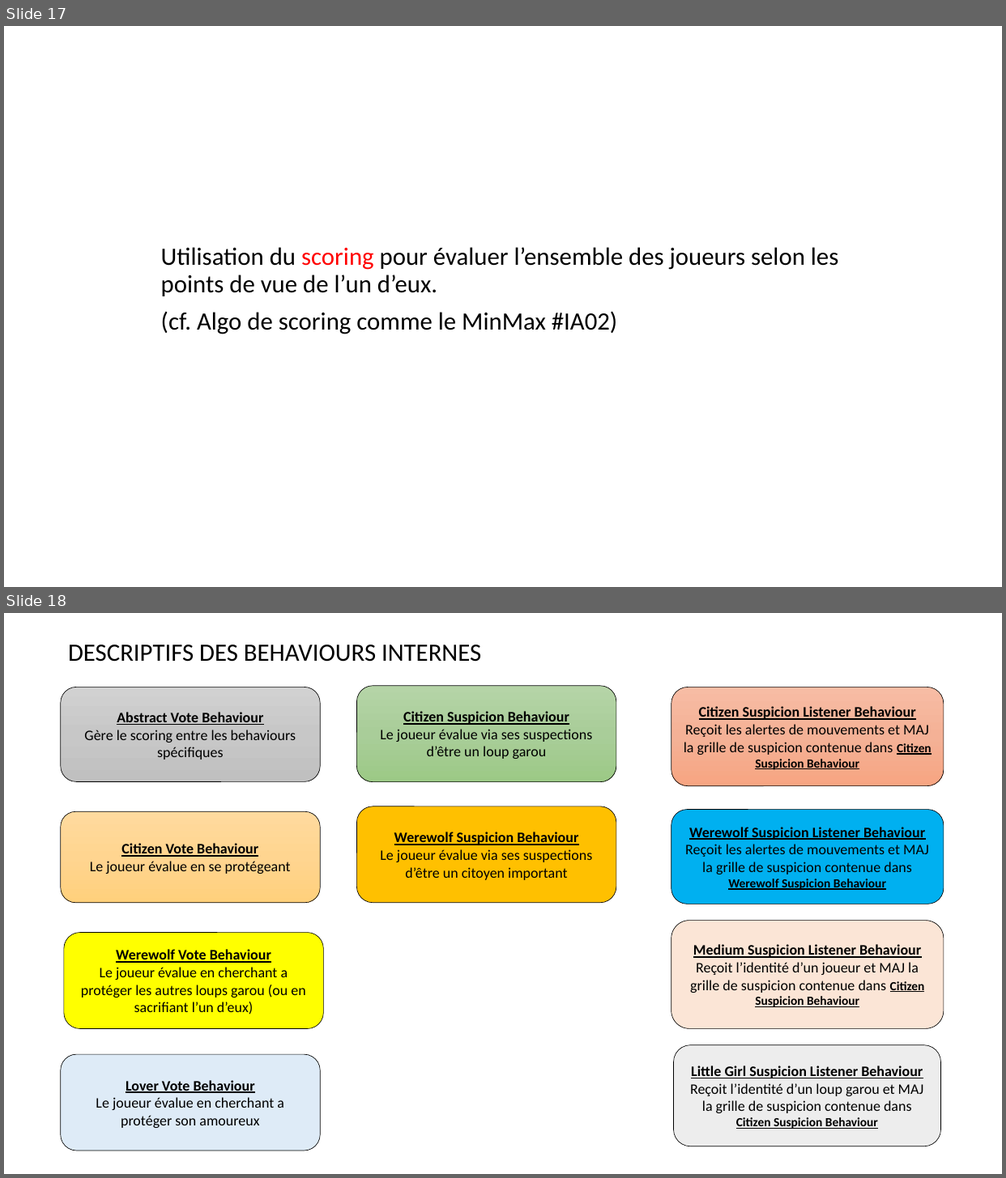
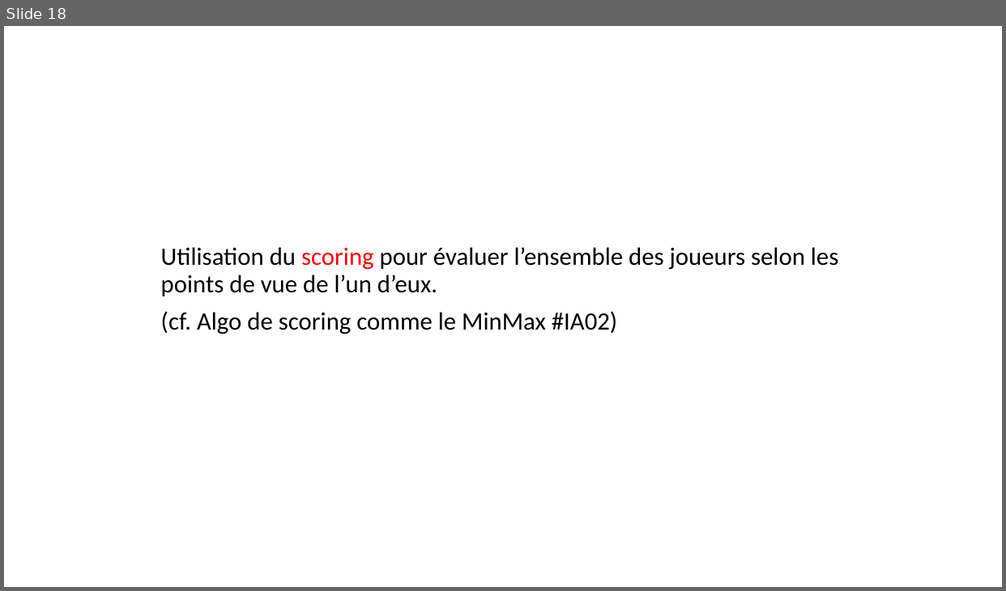
Before and after one commit to konamdav/Loup-Garou, a slide deck: README.pptx. Shown one above the other, each under a label of ours: slides 17 and 18 before the commit, slide 18 after it. The pictures are 1006x1178 and 1006x591 pixels, drawn with LibreOffice and Linux fonts; fonts in the diff are those of the drawing. Boxes give left, top, right and bottom in pixels: in the first picture for what was removed or moved away, otherwise in the second. Text is boxed around its words. In the diff, an @@ line names an element or a change of style, - is before the commit and + after.

```diff
--- a/README.pptx
+++ b/README.pptx
@@ slide 18 removed at (x1=4, y1=613, x2=1002, y2=1174), background #FFFFFF @@
@@ subtitle removed at (x1=68, y1=645, x2=481, y2=662) @@
-DESCRIPTIFS DES BEHAVIOURS INTERNES
@@ rounded rectangle removed at (x1=61, y1=687, x2=321, y2=782) @@
-Abstract Vote Behaviour
-Gère le scoring entre les behaviours spécifiques
@@ rounded rectangle removed at (x1=356, y1=686, x2=616, y2=782) @@
-Citizen Suspicion Behaviour
-Le joueur évalue via ses suspections d’être un loup garou
@@ rounded rectangle removed at (x1=671, y1=687, x2=944, y2=786) @@
-Citizen Suspicion Listener Behaviour
-Reçoit les alertes de mouvements et MAJ la grille de suspicion contenue dans Citizen Suspicion Behaviour
@@ rounded rectangle removed at (x1=356, y1=807, x2=616, y2=904) @@
-Werewolf Suspicion Behaviour
-Le joueur évalue via ses suspections d’être un citoyen important
@@ rounded rectangle removed at (x1=61, y1=812, x2=321, y2=904) @@
-Citizen Vote Behaviour
-Le joueur évalue en se protégeant
@@ rounded rectangle removed at (x1=671, y1=810, x2=944, y2=905) @@
-Werewolf Suspicion Listener Behaviour
-Reçoit les alertes de mouvements et MAJ la grille de suspicion contenue dans Werewolf Suspicion Behaviour
@@ rounded rectangle removed at (x1=671, y1=921, x2=944, y2=1029) @@
-Medium Suspicion Listener Behaviour
-Reçoit l’identité d’un joueur et MAJ la grille de suspicion contenue dans Citizen Suspicion Behaviour
@@ rounded rectangle removed at (x1=64, y1=933, x2=324, y2=1029) @@
-Werewolf Vote Behaviour
-Le joueur évalue en cherchant a protéger les autres loups garou (ou en sacrifiant l’un d’eux)
@@ rounded rectangle removed at (x1=674, y1=1046, x2=941, y2=1147) @@
-Little Girl Suspicion Listener Behaviour
-Reçoit l’identité d’un loup garou et MAJ la grille de suspicion contenue dans Citizen Suspicion Behaviour
@@ rounded rectangle removed at (x1=61, y1=1054, x2=321, y2=1152) @@
-Lover Vote Behaviour
-Le joueur évalue en cherchant a protéger son amoureux
@@ what was slide 17 is now slide 18 @@
```
Also in this commit, not shown: 1 slide changed, 2 slides added, 1 other slide removed, 4 other files.
